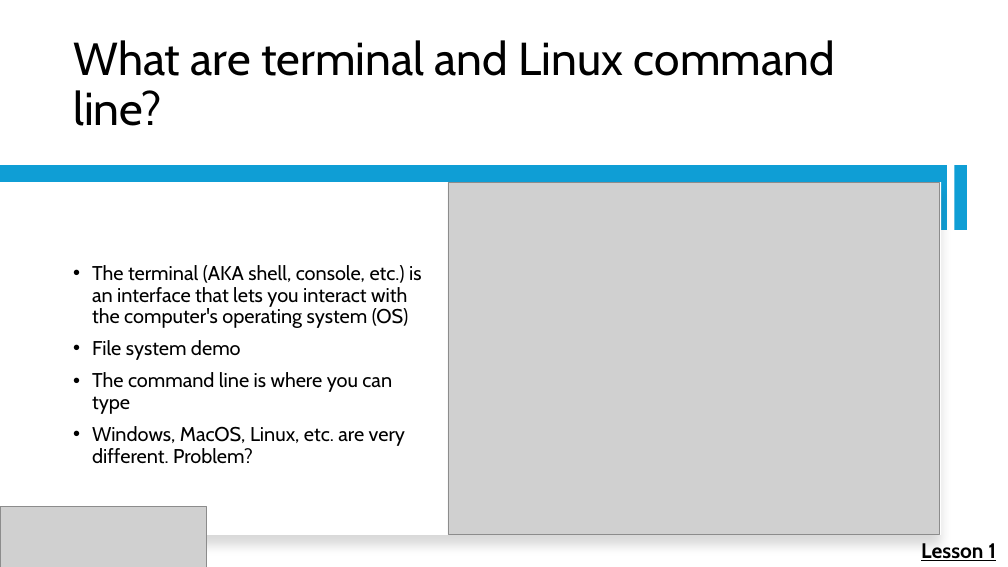
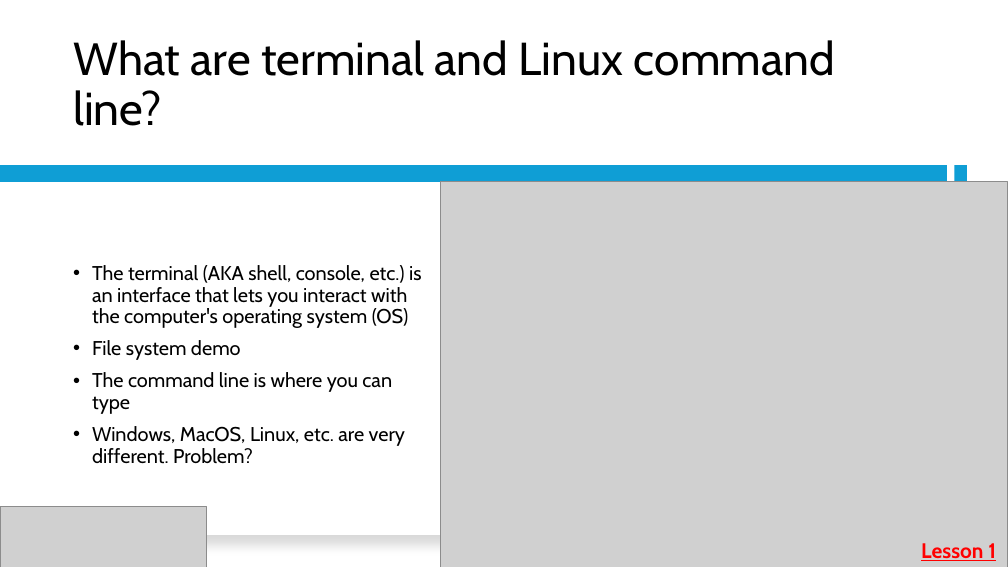
Before and after one commit to cadenkelly-lang/CyberSec-Networking-2026-REU, a slide deck: slide 9 of Module Content, End of Summer Presentation Content/Training Module Slides.pptx. Drawn at 1008x567 pixels with LibreOffice and Linux fonts; fonts in the diff are those of the drawing; grey boxes stand for pictures. Boxes give left, top, right and bottom in pixels: in the first picture for what was removed or moved away, otherwise in the second. Text is boxed around its words. In the diff, an @@ line names an element or a change of style, - is before the commit and + after.

Commit message:
Updated slides, Adding mkdir to the linux sheet for today's pres

```diff
--- a/Module Content, End of Summer Presentation Content/Training Module Slides.pptx
+++ b/Module Content, End of Summer Presentation Content/Training Module Slides.pptx
@@ picture: place and size @@
-picture at [448, 183, 940, 535]
+picture at [441, 181, 1008, 567]
@@ text "Lesson 1" at [921, 543, 996, 561]: text colour #000000 to #FF0000 @@
```
Also in this commit, not shown: 11 other slides changed, 3 slides added, 5 other files.
